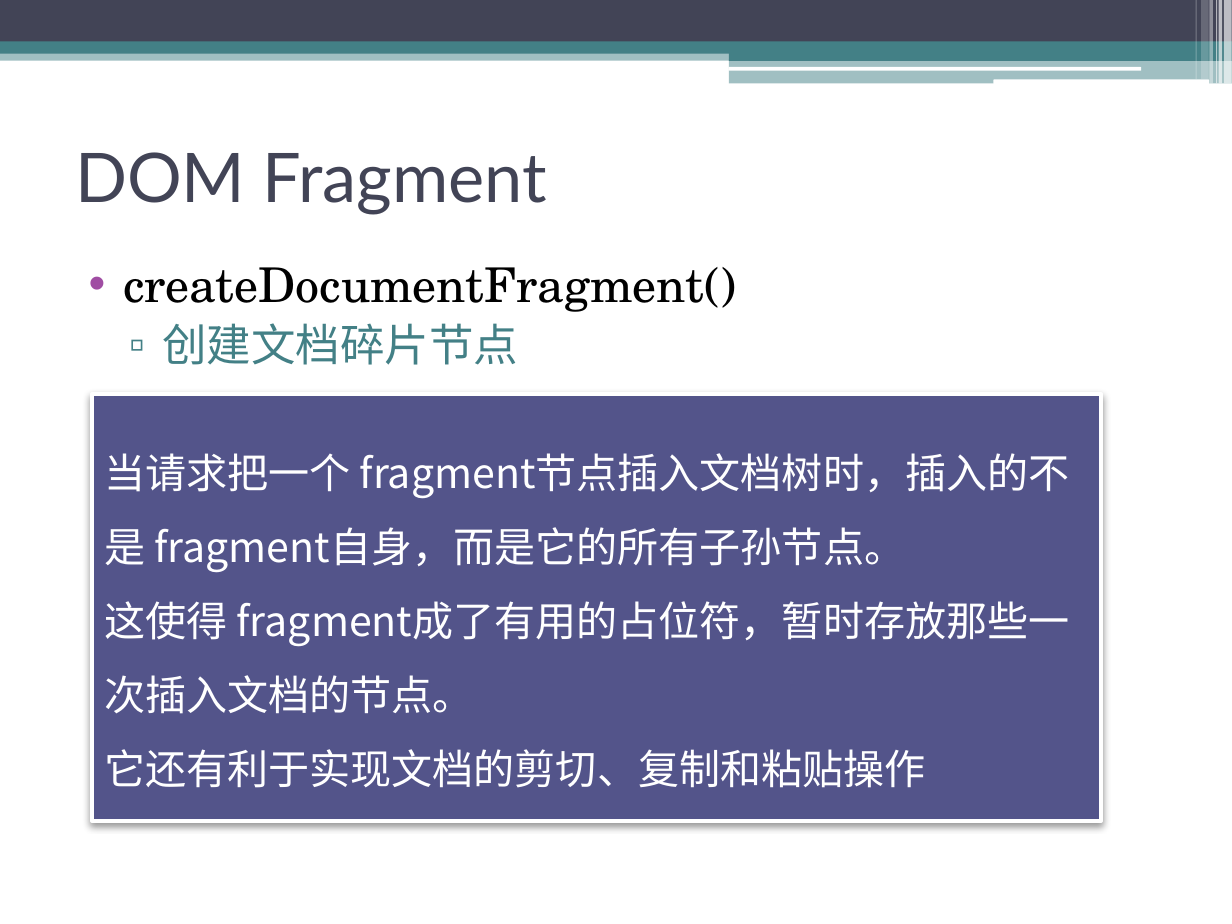
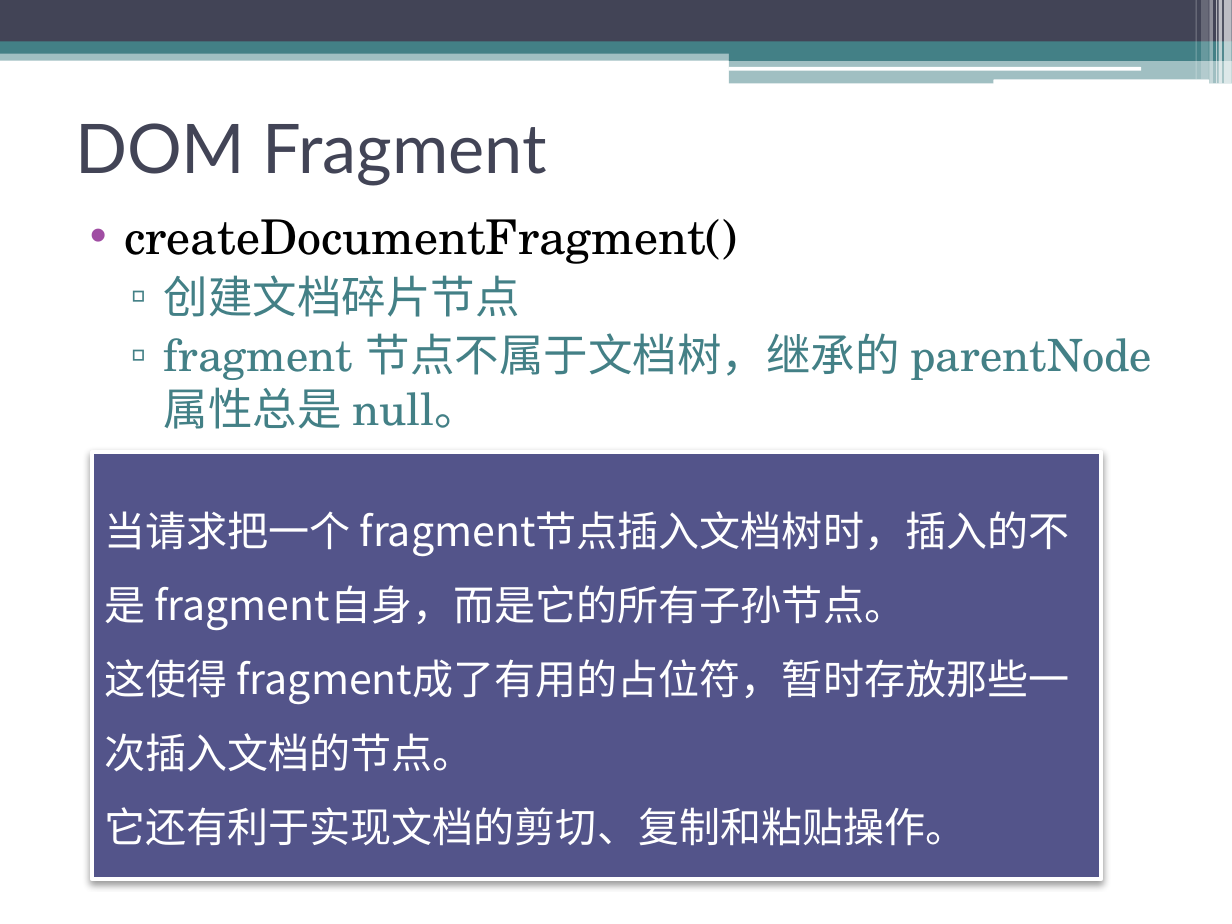
Before and after one commit to sophiazzw/Front_Library, a slide deck: slide 14 of manipulation.pptx. Drawn at 1232x924 pixels with LibreOffice and Linux fonts; fonts in the diff are those of the drawing. Boxes give left, top, right and bottom in pixels: in the first picture for what was removed or moved away, otherwise in the second. Text is boxed around its words. In the diff, an @@ line names an element or a change of style, - is before the commit and + after.

```diff
--- a/manipulation.pptx
+++ b/manipulation.pptx
@@ title "DOM Fragment": place and size @@
-title "DOM Fragment" at (75, 152, 547, 215)
+title "DOM Fragment" at (75, 123, 547, 186)
@@ text "createDocumentFragment()": place and size @@
-text "createDocumentFragment()" at (123, 267, 736, 365)
+text "createDocumentFragment()" at (124, 219, 1152, 429)
@@ text at (164, 333, 1152, 429): paragraph added @@
+  ▫ fragment 节点不属于文档树，继承的 parentNode 属性总是 null。
@@ rectangle "当请求把一个 fragment节点插入文档树时，插入的不是 fragment自身，而是它的所有子孙节点。": place and size @@
-rectangle "当请求把一个 fragment节点插入文档树时，插入的不是 fragment自身，而是它的所有子孙节点。" at (92, 394, 1101, 821)
+rectangle "当请求把一个 fragment节点插入文档树时，插入的不是 fragment自身，而是它的所有子孙节点。" at (92, 452, 1101, 878)
@@ text in rectangle at (104, 807, 966, 846): text changed @@
-它还有利于实现文档的剪切、复制和粘贴操作
+它还有利于实现文档的剪切、复制和粘贴操作。
```
Also in this commit, not shown: 5 other slides changed, 6 other files.
